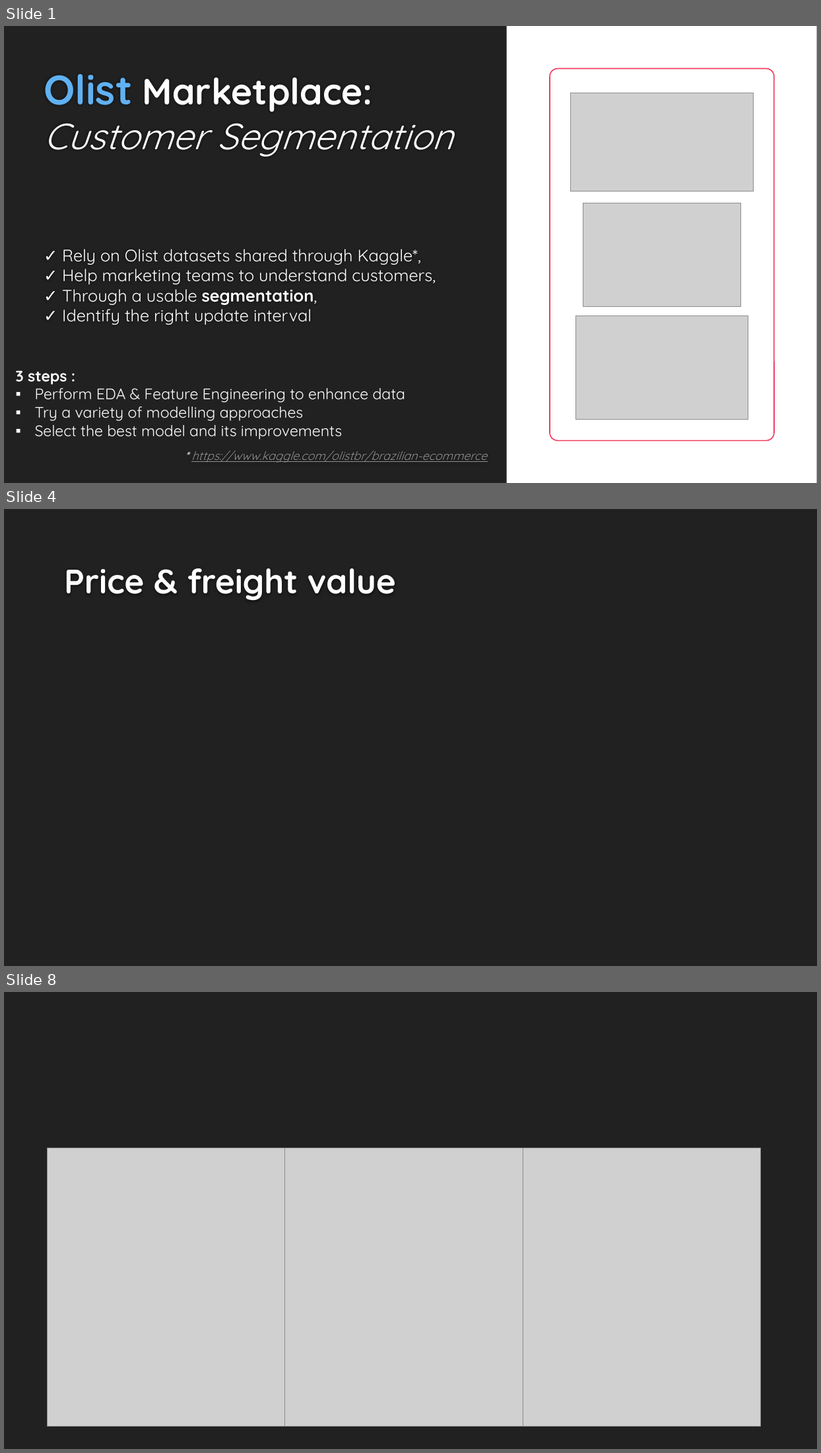
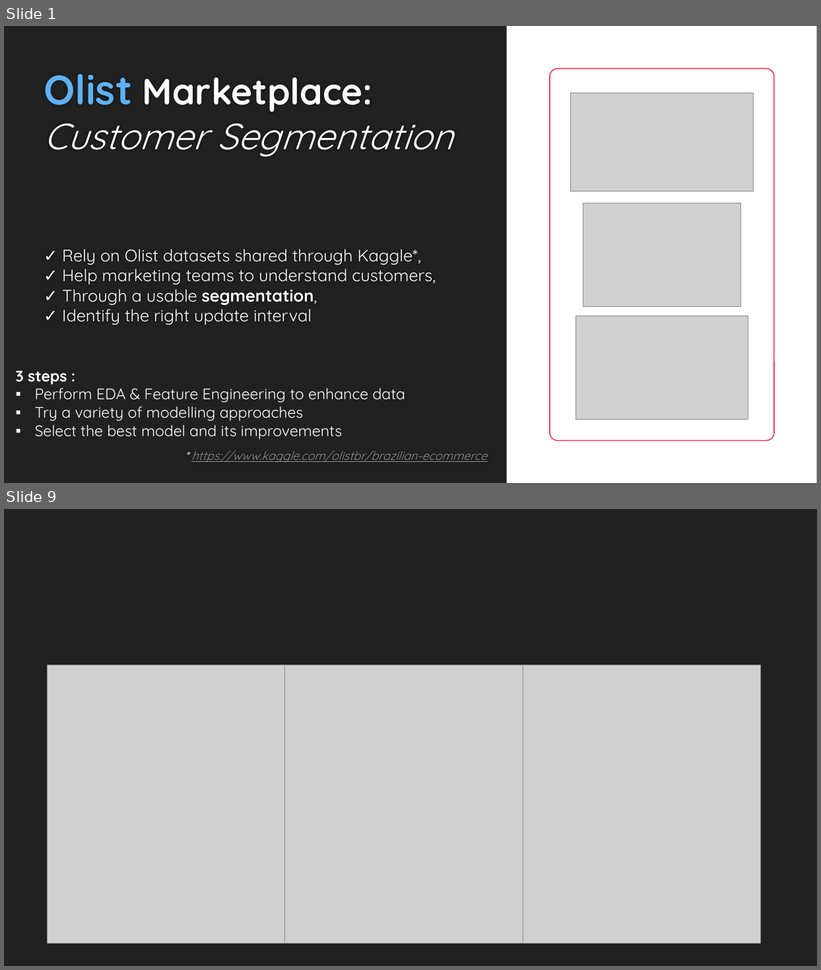
Before and after one commit to EtienneLardeur/P5_CustomerSegmentation, a slide deck: P5Olist_Présentation_initiale.pptx. Shown one above the other, each under a label of ours: slides 1, 4 and 8 before the commit, slides 1 and 9 after it; the slides between them are not shown. The pictures are 821x1453 and 821x970 pixels, drawn with LibreOffice and Linux fonts; fonts in the diff are those of the drawing; grey boxes stand for pictures; background and template pictures are left out. Boxes give left, top, right and bottom in pixels: in the first picture for what was removed or moved away, otherwise in the second. Text is boxed around its words. In the diff, an @@ line names an element or a change of style, - is before the commit and + after.

```diff
--- a/P5Olist_Présentation_initiale.pptx
+++ b/P5Olist_Présentation_initiale.pptx
@@ slide 4 removed at (4,509,817,966), background #212121 @@
@@ title removed at (64,568,396,601) @@
-Price & freight value
@@ what was slide 8 is now slide 9 @@
```
Also in this commit, not shown: 8 slides changed, 2 slides added, 5 other files.
